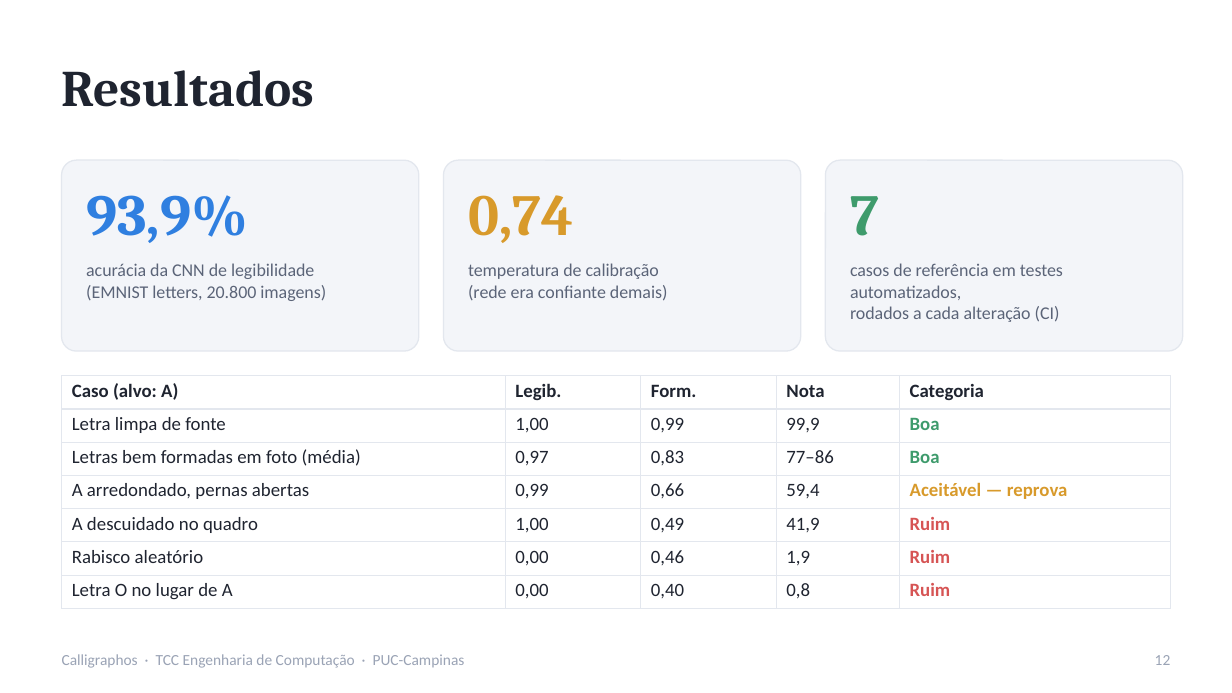
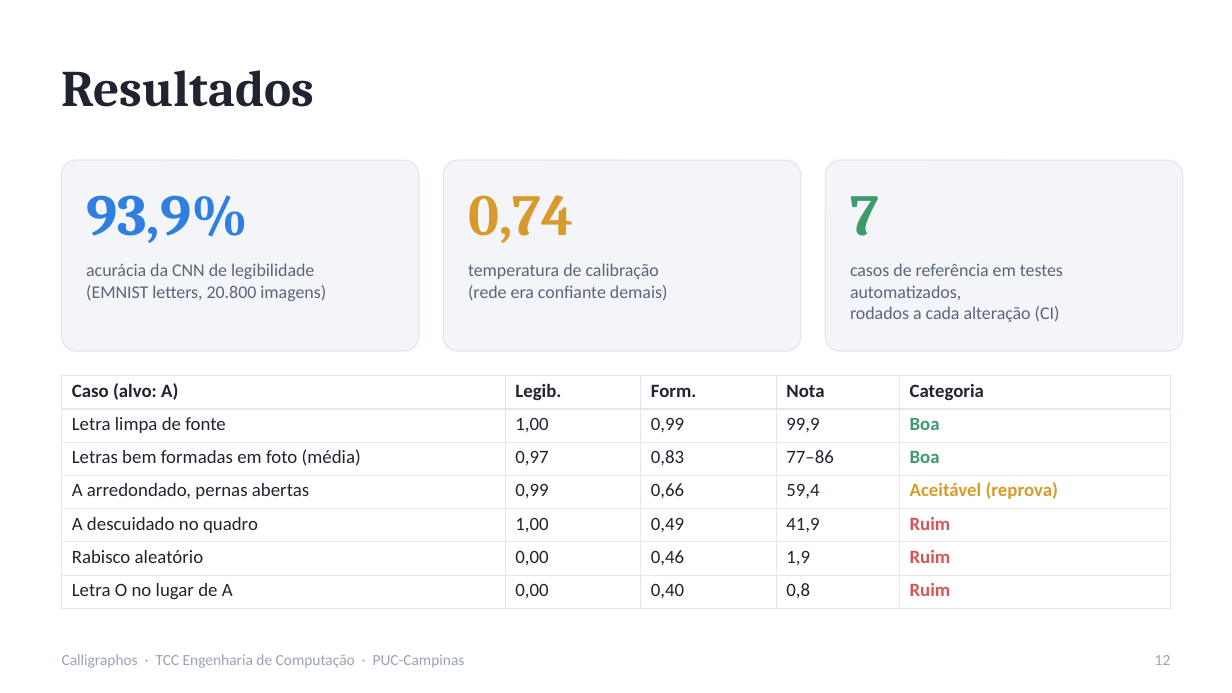
Before and after one commit to Luccavco/Corretor-de-Caligrafia, a slide deck: slide 12 of para artigo/entrega/Apresentacao_Calligraphos.pptx. Drawn at 1232x693 pixels with LibreOffice and Linux fonts; fonts in the diff are those of the drawing. Boxes give left, top, right and bottom in pixels: in the first picture for what was removed or moved away, otherwise in the second. Text is boxed around its words. In the diff, an @@ line names an element or a change of style, - is before the commit and + after.

```diff
--- a/para artigo/entrega/Apresentacao_Calligraphos.pptx
+++ b/para artigo/entrega/Apresentacao_Calligraphos.pptx
@@ table at [62,376,1170,603] @@
-row 4, column 5: Aceitável — reprova
+row 4, column 5: Aceitável (reprova)
```
Also in this commit, not shown: 6 other slides changed, 11 other files.
